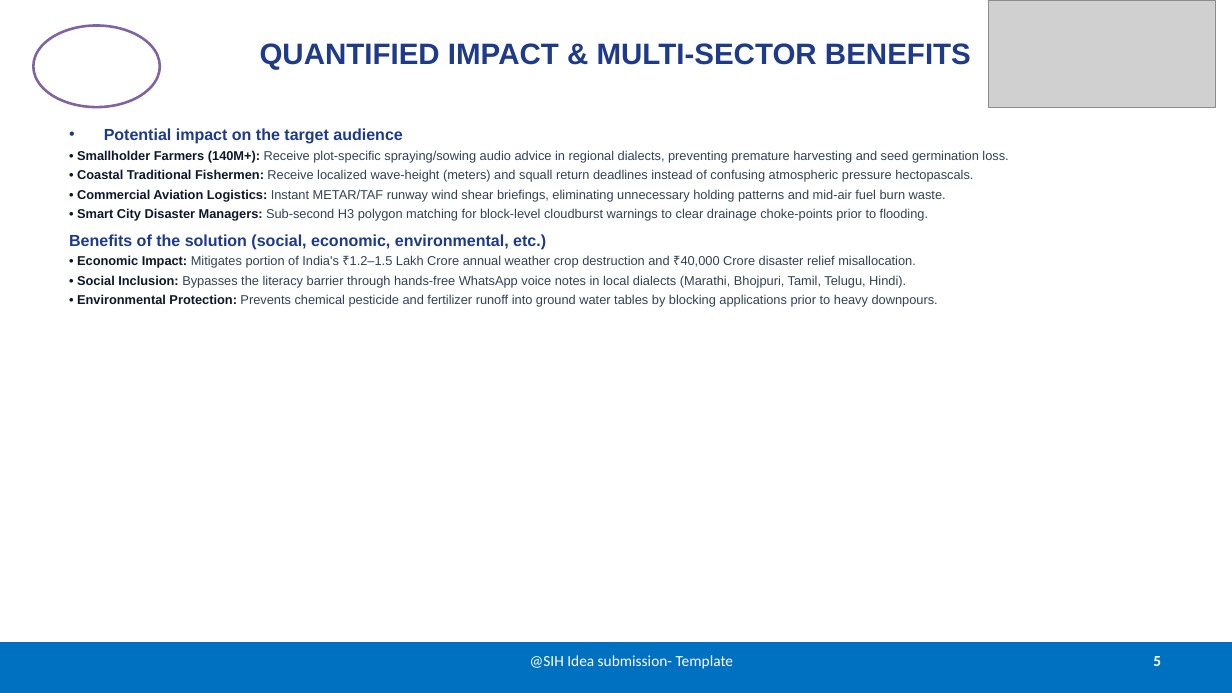
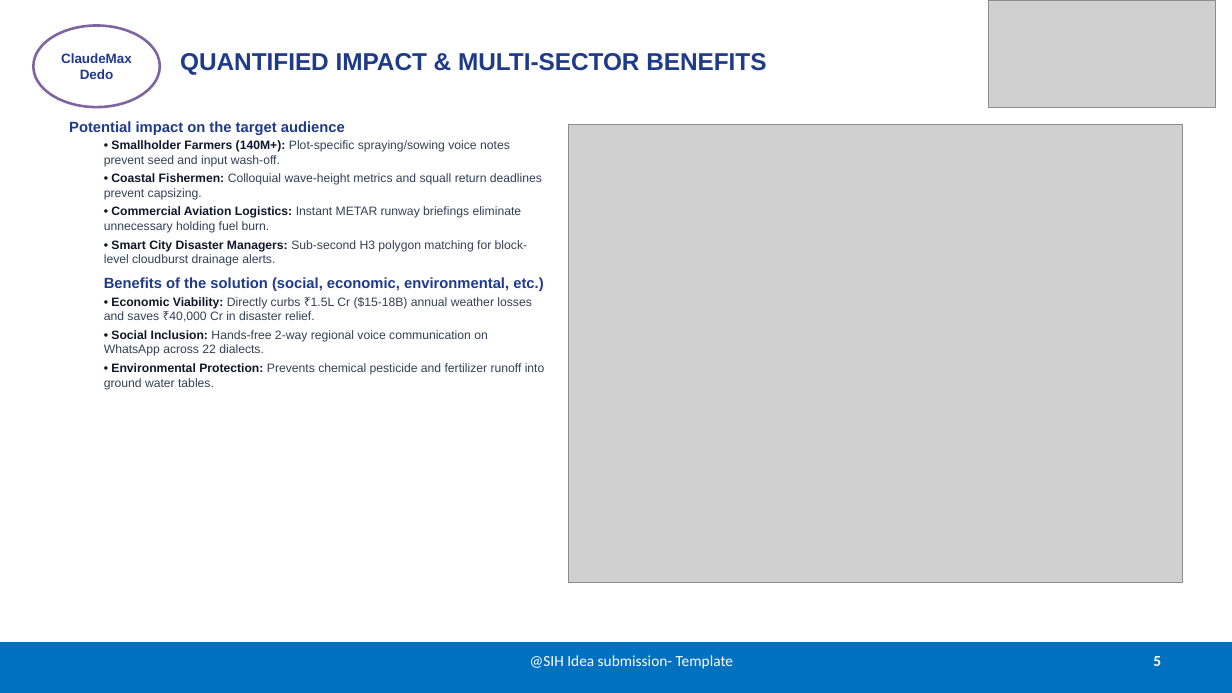
Before and after one commit to lohitakshcodes/claudemaxdedo-sih2026, a slide deck: slide 5 of SIH2026_SIH26068_WeatherGPT_ClaudeMaxDedo.pptx. Drawn at 1232x693 pixels with LibreOffice and Linux fonts; fonts in the diff are those of the drawing; grey boxes stand for pictures. Boxes give left, top, right and bottom in pixels: in the first picture for what was removed or moved away, otherwise in the second. Text is boxed around its words. In the diff, an @@ line names an element or a change of style, - is before the commit and + after.

```diff
--- a/SIH2026_SIH26068_WeatherGPT_ClaudeMaxDedo.pptx
+++ b/SIH2026_SIH26068_WeatherGPT_ClaudeMaxDedo.pptx
@@ ellipse "ClaudeMaxDedo" at bbox=[33, 26, 160, 107]: size 11 to 10.5 pt, text colour #FFFFFF to #1E3A8A @@
@@ title "QUANTIFIED IMPACT & MULTI-SECTOR BENEFITS": place and size @@
-title "QUANTIFIED IMPACT & MULTI-SECTOR BENEFITS" at bbox=[260, 43, 971, 70]
+title "QUANTIFIED IMPACT & MULTI-SECTOR BENEFITS" at bbox=[180, 53, 766, 75]
@@ title "QUANTIFIED IMPACT & MULTI-SECTOR BENEFITS" at bbox=[180, 53, 766, 75]: size 23 to 19 pt; alignment centre to left @@
@@ text "Potential impact on the target ...": place and size @@
-text "Potential impact on the target ..." at bbox=[69, 128, 1008, 307]
+text "Potential impact on the target ..." at bbox=[69, 121, 545, 390]
@@ text at bbox=[69, 121, 543, 291]: size 12.5 to 11.5 pt in "Potential impact on the target audience", "Benefits of the solution (social, economic, environmental, ..."; bullet • to none; less space between paragraphs @@
@@ text at bbox=[104, 140, 542, 266]: text changed; size 10 to 9.5 pt @@
-• Smallholder Farmers (140M+): Receive plot-specific spraying/sowing audio advice in regional dialects, preventing premature harvesting and seed germination loss.
-• Coastal Traditional Fishermen: Receive localized wave-height (meters) and squall return deadlines instead of confusing atmospheric pressure hectopascals.
-• Commercial Aviation Logistics: Instant METAR/TAF runway wind shear briefings, eliminating unnecessary holding patterns and mid-air fuel burn waste.
-• Smart City Disaster Managers: Sub-second H3 polygon matching for block-level cloudburst warnings to clear drainage choke-points prior to flooding.
+• Smallholder Farmers (140M+): Plot-specific spraying/sowing voice notes prevent seed and input wash-off.
+• Coastal Fishermen: Colloquial wave-height metrics and squall return deadlines prevent capsizing.
+• Commercial Aviation Logistics: Instant METAR runway briefings eliminate unnecessary holding fuel burn.
+• Smart City Disaster Managers: Sub-second H3 polygon matching for block-level cloudburst drainage alerts.
@@ picture added at bbox=[568, 125, 1183, 582] @@
@@ text at bbox=[104, 297, 545, 390]: text changed; size 10 to 9.5 pt @@
-• Economic Impact: Mitigates portion of India's ₹1.2–1.5 Lakh Crore annual weather crop destruction and ₹40,000 Crore disaster relief misallocation.
-• Social Inclusion: Bypasses the literacy barrier through hands-free WhatsApp voice notes in local dialects (Marathi, Bhojpuri, Tamil, Telugu, Hindi).
-• Environmental Protection: Prevents chemical pesticide and fertilizer runoff into ground water tables by blocking applications prior to heavy downpours.
+• Economic Viability: Directly curbs ₹1.5L Cr ($15-18B) annual weather losses and saves ₹40,000 Cr in disaster relief.
+• Social Inclusion: Hands-free 2-way regional voice communication on WhatsApp across 22 dialects.
+• Environmental Protection: Prevents chemical pesticide and fertilizer runoff into ground water tables.
```
Also in this commit, not shown: 4 other slides changed, 15 other files.
